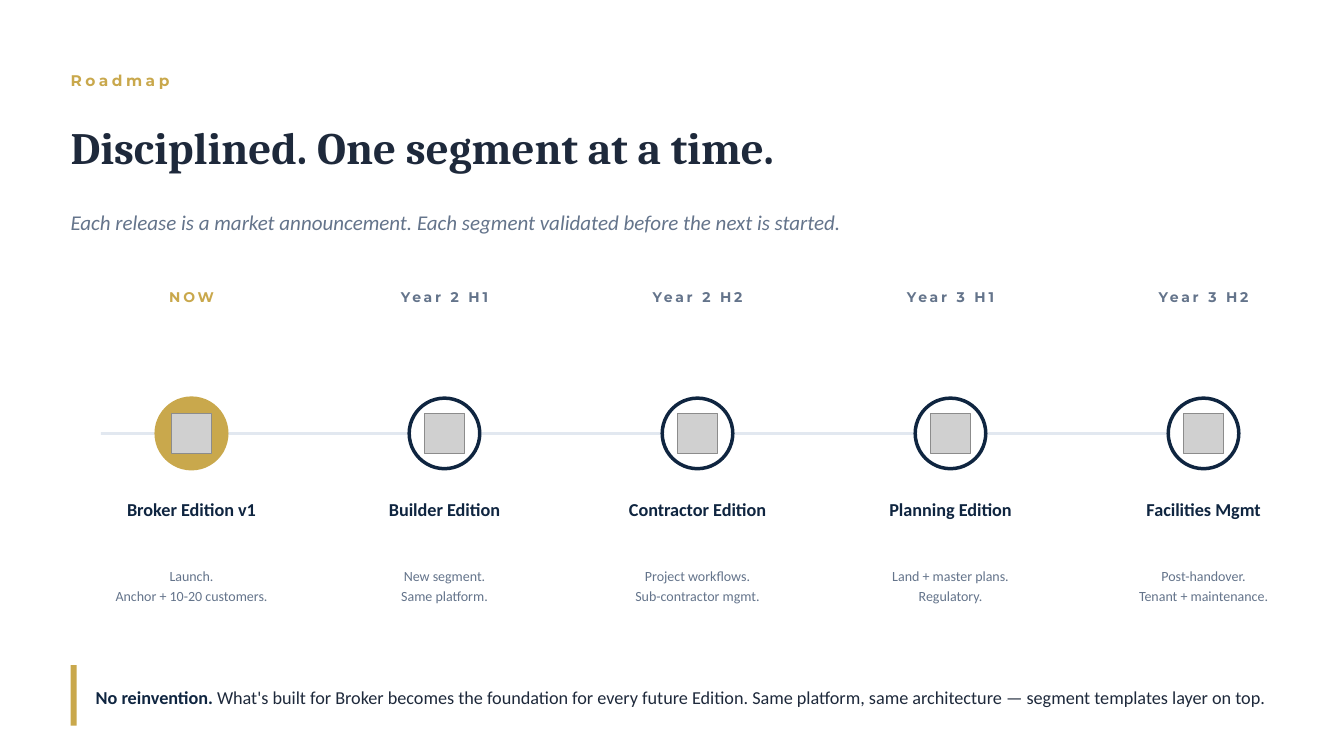
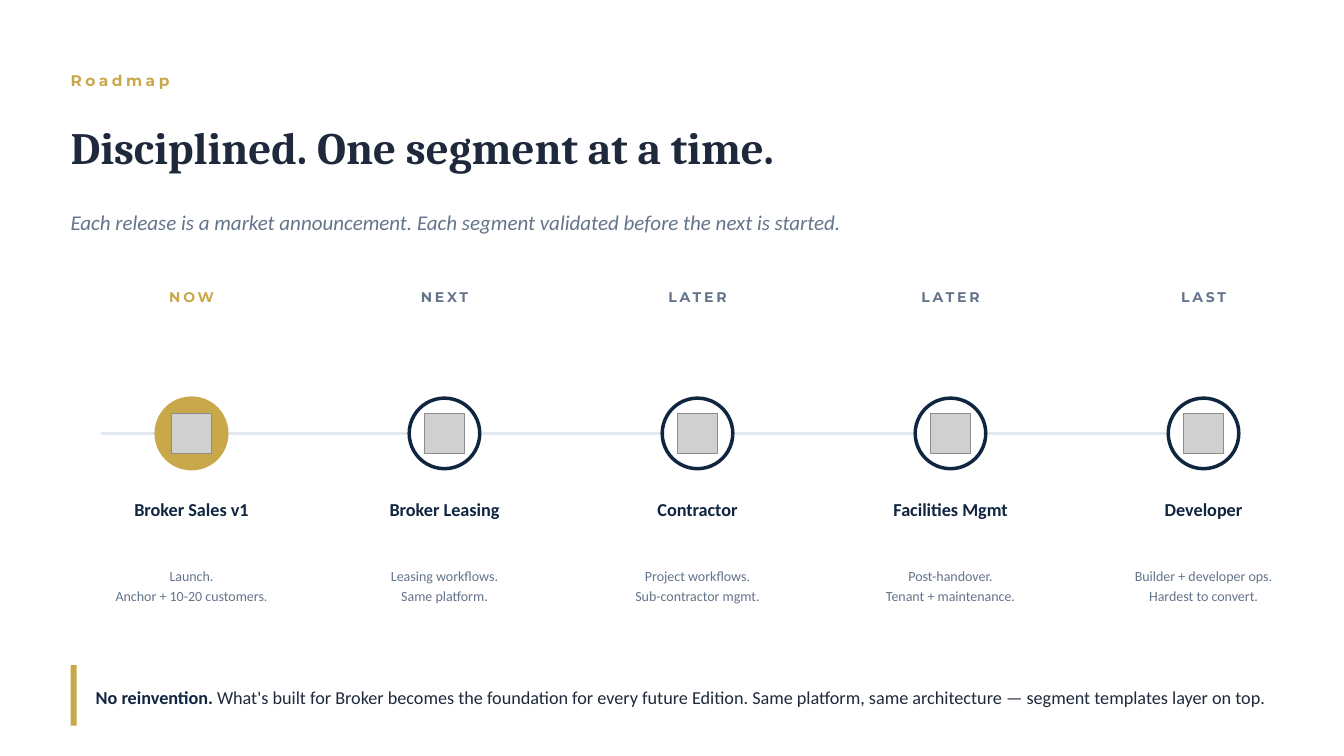
Before and after one commit to mah284-bit/prop-crm, a slide deck: slide 8 of docs/PropPlatform_Investor_Pitch_v2_02Jun2026.pptx. Drawn at 1344x756 pixels with LibreOffice and Linux fonts; fonts in the diff are those of the drawing; grey boxes stand for pictures. Boxes give left, top, right and bottom in pixels: in the first picture for what was removed or moved away, otherwise in the second. Text is boxed around its words. In the diff, an @@ line names an element or a change of style, - is before the commit and + after.

Commit message:
docs: Investor Pitch v2 FINAL — mid-market contractor + developer=sales ops edits

```diff
--- a/docs/PropPlatform_Investor_Pitch_v2_02Jun2026.pptx
+++ b/docs/PropPlatform_Investor_Pitch_v2_02Jun2026.pptx
@@ text at (421,292,468,302): text changed @@
-Year 2 H1
+NEXT
@@ text at (668,292,726,302): text changed @@
-Year 2 H2
+LATER
@@ text at (921,292,979,302): text changed @@
-Year 3 H1
+LATER
@@ text at (1181,292,1226,302): text changed @@
-Year 3 H2
+LAST
@@ text at (134,503,249,516): text changed @@
-Broker Edition v1
+Broker Sales v1
@@ text at (390,503,500,519): text changed @@
-Builder Edition
+Broker Leasing
@@ text at (657,504,737,516): text changed @@
-Contractor Edition
+Contractor
@@ text at (893,503,1007,519): text changed @@
-Planning Edition
+Facilities Mgmt
@@ text at (1165,503,1243,519): text changed @@
-Facilities Mgmt
+Developer
@@ text at (391,571,498,584): text changed @@
-New segment.
+Leasing workflows.
@@ text at (886,571,1015,601): text changed @@
-Land + master plans.
-Regulatory.
+Post-handover.
+Tenant + maintenance.
@@ text at (1135,571,1273,601): text changed @@
-Post-handover.
-Tenant + maintenance.
+Builder + developer ops.
+Hardest to convert.
```
Also in this commit, not shown: 1 other slide changed.
